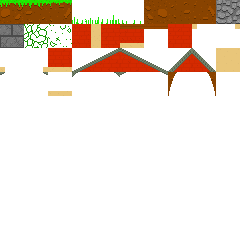
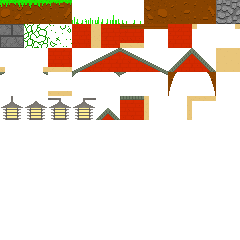
Before/after of a 240 × 240 layered artwork. What changed in the layer stack:
added layer "HangingLanternTop" above "HangingLanternGrounded" over 1, 96, 23, 120
added layer "HangingLanternGrounded" above "HangingLanternLeft" over 25, 101, 47, 120
added layer "HangingLanternLeft" above "HangingLanternRight" over 48, 98, 71, 120
added layer "HangingLanternRight" above "RoofTopSteep" over 73, 98, 96, 120
added layer "RoofTopSteep" above "HouseFlatRoof" over 96, 108, 120, 120
added layer "HouseFlatRoof" above "HousePlasterLeftOverlay" over 120, 96, 144, 120
added layer "HousePlasterLeftOverlay" above "HousePlasterRightOverlay" over 144, 96, 149, 120
added layer "HousePlasterRightOverlay" above "HousePlasterTopOverlay" over 187, 96, 192, 120
added layer "HousePlasterTopOverlay" over 192, 96, 216, 101
